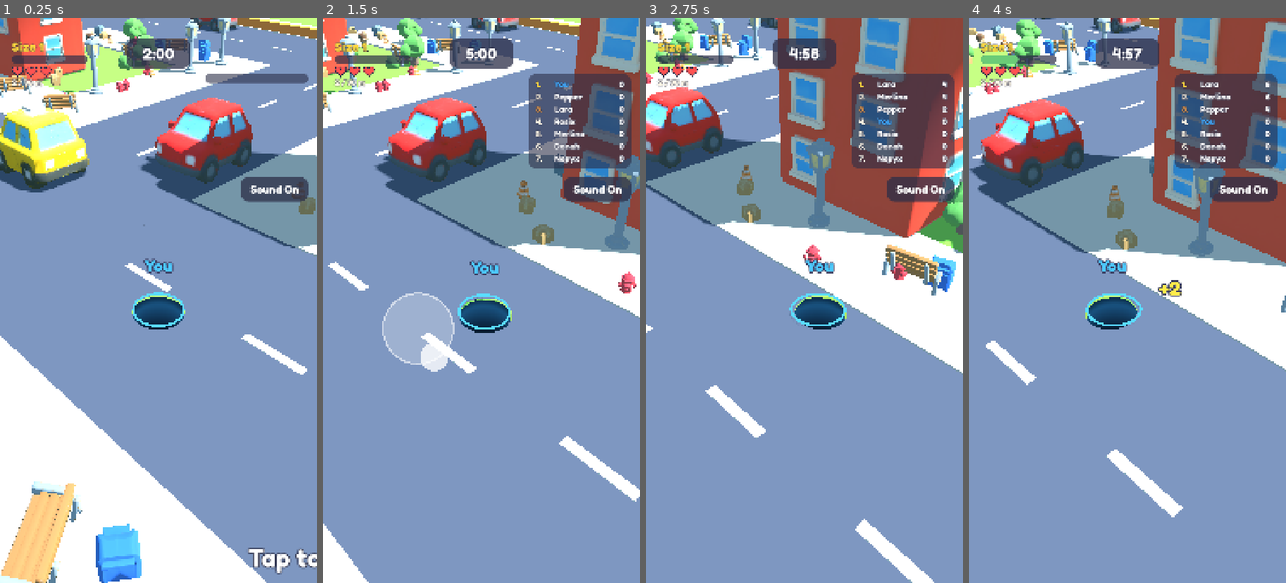
Above: before the commit, frames 1-4 (left to right).
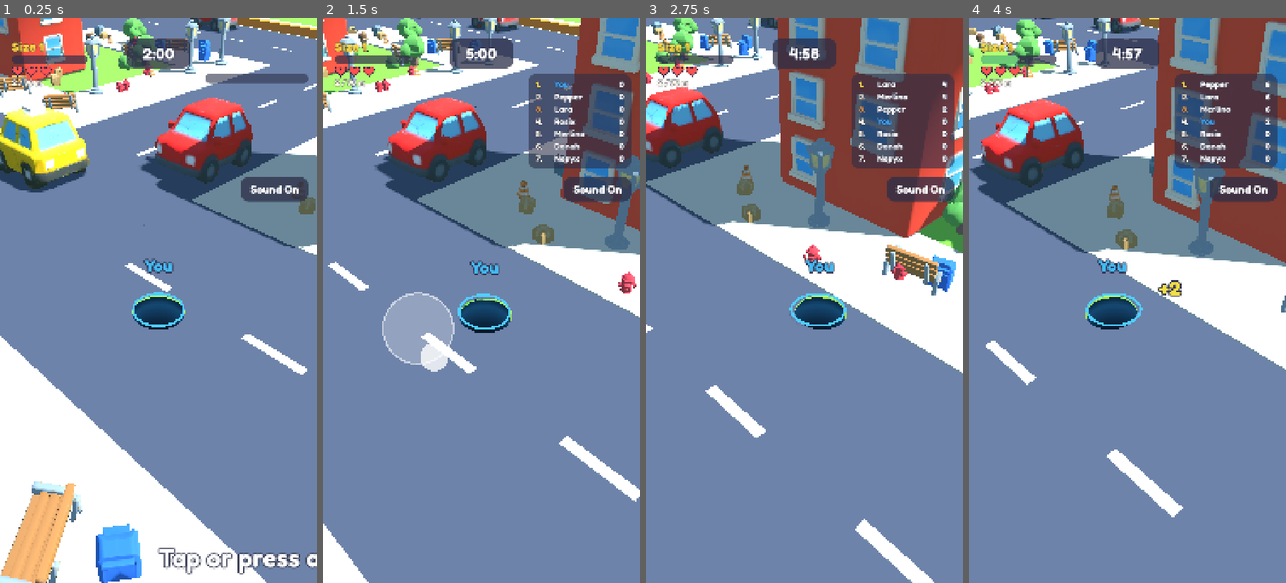
Above: after the commit, the same moments.

Repository: mikiagent/hungry-hole
Game: Godot game, scene res://scenes/main.tscn
The game is run twice, just before and just after one commit, with the same random seed, the same clock (stepped at 60 frames per second) and the same inputs.
Inputs (mouse positions are in pixels of both pictures, inside the frame that each line leads up to):
- Up to frame 1 (0.25 s): no input
- Up to frame 2 (1.5 s): tap Enter at 0.5 s; move the mouse to (551, 272) at 0.52 s; hold D (move_right) 0.53-1.25 s; hold Space (start) 0.53-1.25 s; click (551, 272) at 0.67 s; drag from (418, 328) to (465, 413) at 1.27 s
- Up to frame 3 (2.75 s): move the mouse to (836, 176) at 2.02 s; hold D (move_right) from 2.03 s (still down); hold Space (start) from 2.03 s (still down)
- Up to frame 4 (4 s): release D (move_right) at 2.75 s; release Space (start) at 2.75 s; drag from (1111, 413) to (1032, 215) at 2.77 s; move the mouse to (1222, 385) at 3.52 s; hold A (move_left) from 3.53 s (still down); hold Space (start) from 3.53 s (still down)

The runs differ from the first frame. In frame 1, 4.0% of the frame differs, in the area x 0-100%, y 0-100%; in frame 2, 0.8%; in frame 3, 1.1%; in frame 4, 0.9%.

Commit message:
Any key starts a match, start/continue prompts mention keys, lower exposure (0.8)
Co-Authored-By: Claude Opus 5.5 <noreply@anthropic.com>

Diff:
--- a/scripts/main.gd
+++ b/scripts/main.gd
@@ -144,6 +144,7 @@
 	e.ambient_light_source = Environment.AMBIENT_SOURCE_SKY; e.ambient_light_energy = 0.9
 	e.fog_enabled = true; e.fog_mode = Environment.FOG_MODE_DEPTH; e.fog_light_color = Color("CDEFFF"); e.fog_depth_begin = 300.0; e.fog_depth_end = 1200.0; e.fog_density = 0.6; e.fog_sky_affect = 0.0
 	e.tonemap_mode = Environment.TONE_MAPPER_FILMIC
+	e.tonemap_exposure = 0.8   # user: scene read too bright
 	if RenderingServer.get_current_rendering_method() == "gl_compatibility":
 		# Compatibility (web) ignores the sky ambient energy and floods flat surfaces with sky blue, and its sun reads brighter;
 		# a fixed ambient colour and a weaker sun match the Forward+ look.
@@ -159,7 +160,9 @@
 	match_node.start()
 
 func _unhandled_input(event: InputEvent) -> void:
-	if state == State.PREGAME and (event.is_action_pressed("start") or event is InputEventScreenTouch):
+	# any key starts, so keyboard players pressing WASD/arrows are not stuck on the start screen
+	var any_key: bool = event is InputEventKey and event.pressed and not event.echo and not event.is_action("pause")
+	if state == State.PREGAME and (any_key or event.is_action_pressed("start") or event is InputEventScreenTouch):
 		_start()
 	elif state == State.ENDED and (event.is_action_pressed("start") or (event is InputEventScreenTouch and event.pressed)):
 		get_tree().reload_current_scene()
--- a/translations/strings.csv
+++ b/translations/strings.csv
@@ -1,6 +1,6 @@
 keys,en
 TXT_PLAY,PLAY
-TXT_TAP_TO_START,Tap to start
+TXT_TAP_TO_START,Tap or press any key to start
 TXT_DRAG_TO_MOVE,"DRAG TO MOVE, EAT & GROW!"
 TXT_GAME_LEVEL,Size %d
 TXT_GAME_SIZE_MAX,Size Max!
@@ -9,7 +9,7 @@
 TXT_GAME_OVER_VICTORY,VICTORY
 TXT_GAME_EATEN_BY,You were swallowed by %s
 TXT_GAME_RANKING,Ranking
-TXT_TAP_CONTINUE,Tap to continue
+TXT_TAP_CONTINUE,Tap or press Space to continue
 TXT_PAUSED,Paused
 TXT_RESUME,Resume
 TXT_SOUND,Sound
Binary file changed: translations/strings.en.translation
